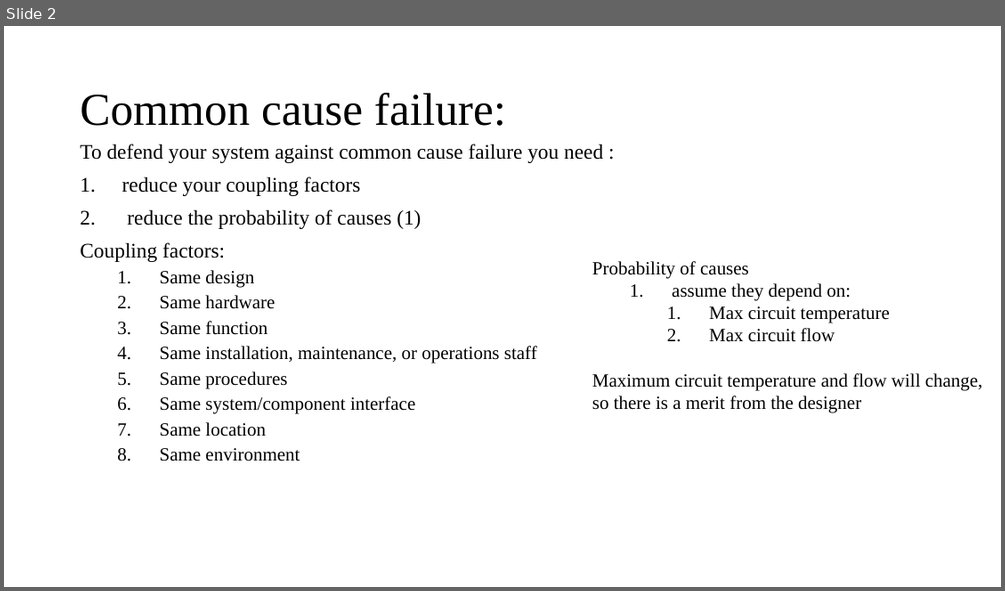
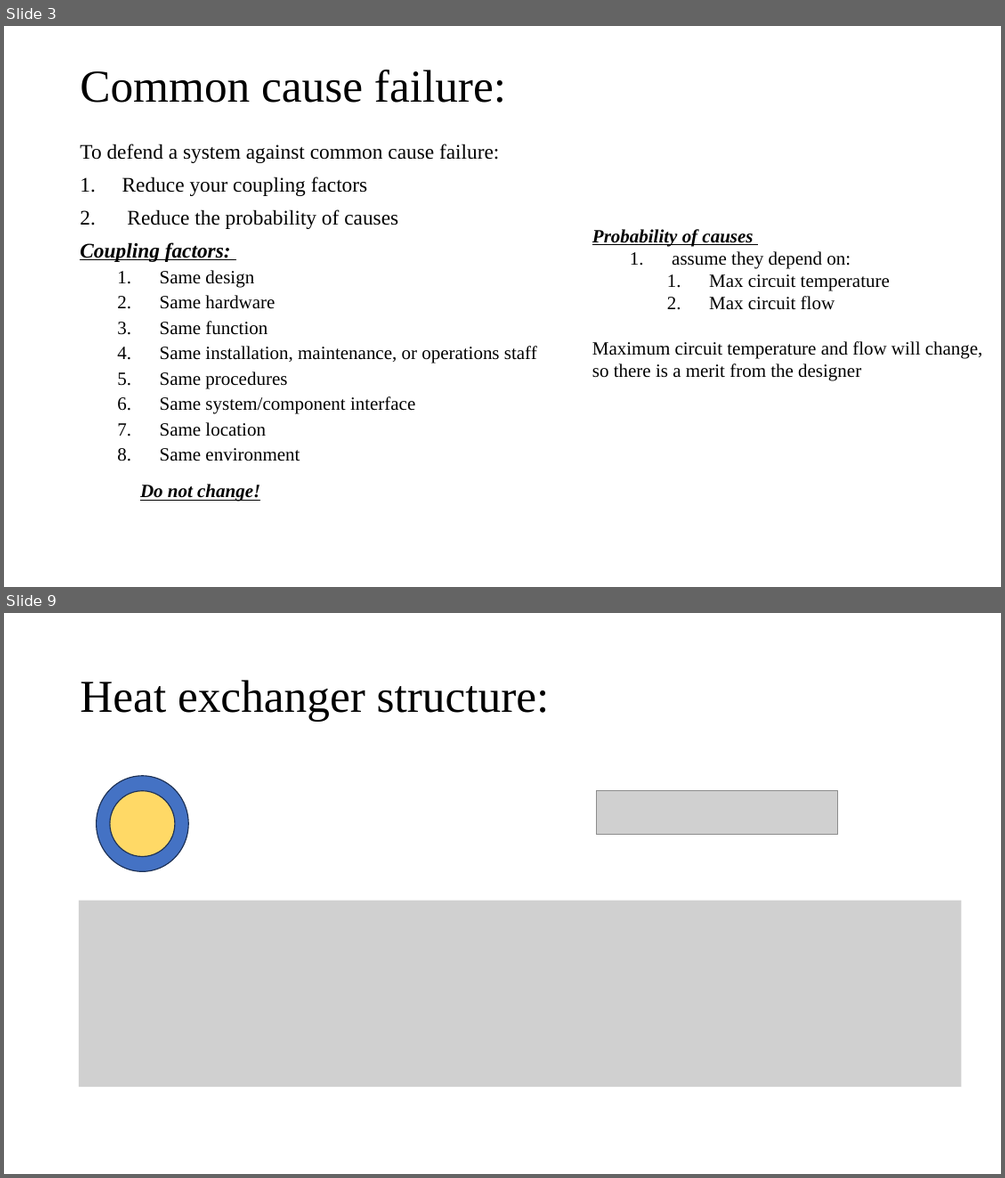
Before and after one commit to NikolaosKallieros/oklo_project, a slide deck: dracs_calculation/dracs.pptx. Shown one above the other, each under a label of ours: slide 2 before the commit, slides 3 and 9 after it; the slides between them are not shown. The pictures are 1005x591 and 1005x1178 pixels, drawn with LibreOffice and Linux fonts; fonts in the diff are those of the drawing; grey boxes stand for pictures. Boxes give left, top, right and bottom in pixels: in the first picture for what was removed or moved away, otherwise in the second. Text is boxed around its words. In the diff, an @@ line names an element or a change of style, - is before the commit and + after.

```diff
--- a/dracs_calculation/dracs.pptx
+++ b/dracs_calculation/dracs.pptx
@@ slide 9 added at [4, 613, 1001, 1174], background #FFFFFF @@
@@ title added at [80, 680, 550, 721], 44 pt, text #000000 @@
+Heat exchanger structure:
@@ ellipse added at [96, 776, 188, 872], fill #4472C4, outline #1E3256 1 pt @@
@@ ellipse added at [110, 791, 175, 857], fill #FFD966, outline #1E3256 1 pt @@
@@ picture added at [596, 791, 838, 835] @@
@@ picture added at [79, 900, 961, 1086] @@
@@ what was slide 2 is now slide 3 @@
@@ slide 3 changed as well @@
@@ title "Common cause failure:": place and size @@
-title "Common cause failure:" at [80, 93, 506, 126]
+title "Common cause failure:" at [80, 70, 506, 103]
@@ text at [80, 143, 499, 229]: text changed @@
-To defend your system against common cause failure you need :
-1. reduce your coupling factors
-2. reduce the probability of causes (1)
+To defend a system against common cause failure:
+1. Reduce your coupling factors
+2. Reduce the probability of causes
@@ text "Probability of causes": place and size @@
-text "Probability of causes" at [592, 261, 983, 413]
+text "Probability of causes" at [592, 229, 983, 381]
@@ text at [592, 229, 752, 246]: bold on, italic on, underline on in "Probability of causes" @@
@@ text at [80, 242, 231, 262]: bold on, italic on, underline on in "Coupling factors:" @@
@@ text added at [140, 483, 260, 501], 18 pt, text #000000, bold, italic, underline @@
+Do not change!
```
Also in this commit, not shown: 4 other slides changed, 18 other slides added, 2 slides removed, 10 other files.
